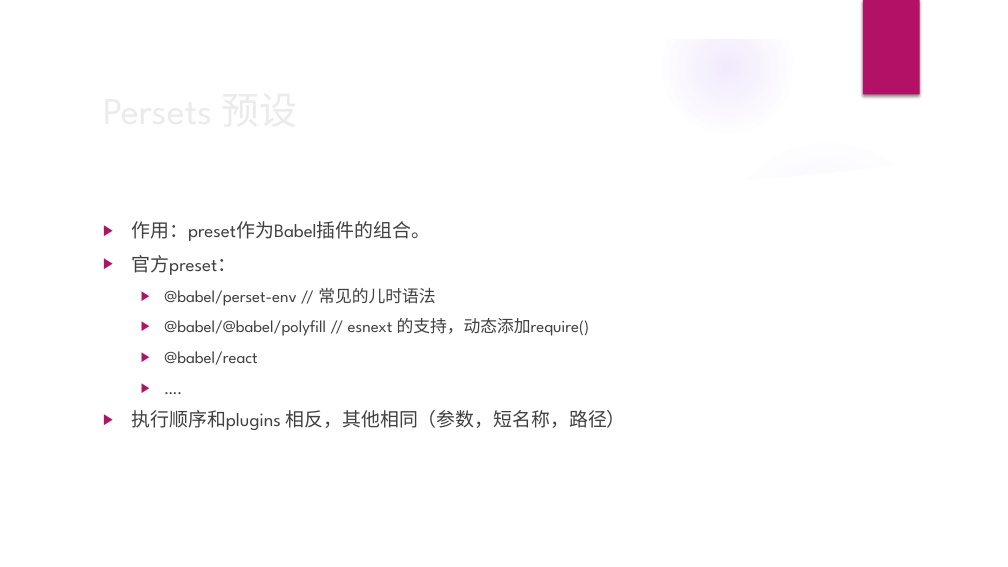
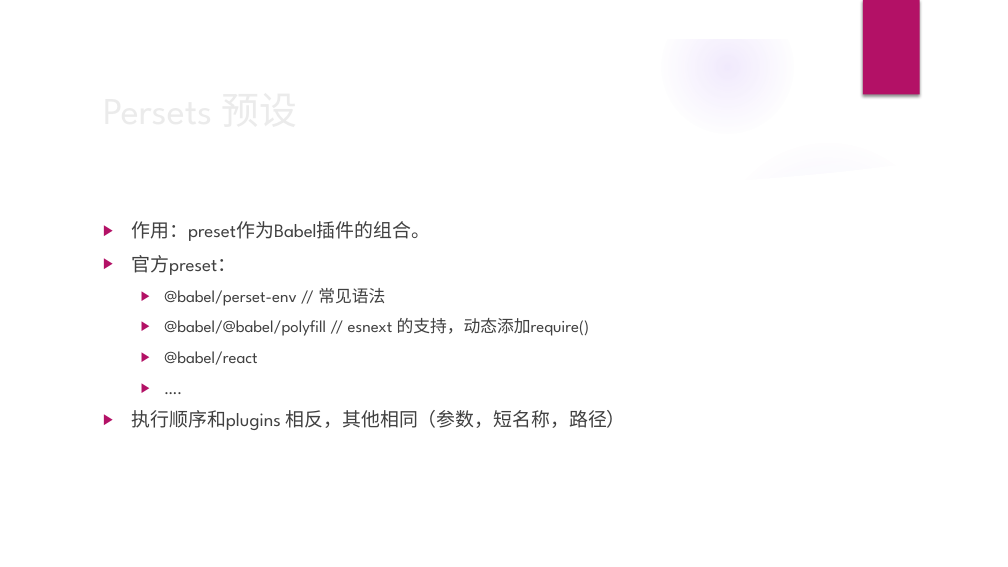
Before and after one commit to jiangyanghe/babel-lesson, a slide deck: slide 7 of babel.pptx (slide 6 before the commit). Drawn at 1008x567 pixels with LibreOffice and Linux fonts; fonts in the diff are those of the drawing; background and template pictures are left out. Boxes give left, top, right and bottom in pixels: in the first picture for what was removed or moved away, otherwise in the second. Text is boxed around its words. In the diff, an @@ line names an element or a change of style, - is before the commit and + after.

```diff
--- a/babel.pptx
+++ b/babel.pptx
@@ text at (164, 288, 385, 306): text changed @@
-  ▶ @babel/perset-env // 常见的儿时语法
+  ▶ @babel/perset-env // 常见语法
```
Also in this commit, not shown: 3 other slides changed, 5 slides added, 4 other files.
